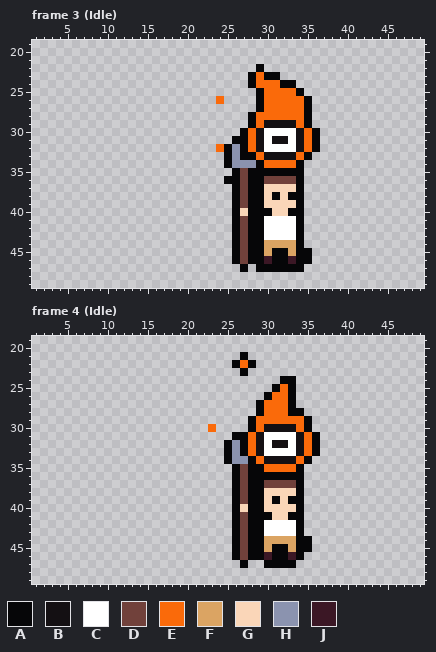
Pixel-art file, stored at Assets/Textures/characters.aseprite. This is how it looked before the edit.
64x64 pixels, 28 frames. Shown: frame 3 (Idle): x 1..49, y 19..49; frame 4 (Idle): x 1..49, y 19..49. The commit also changed other frames, which this record leaves out.
Visible layers, top first: "FireBall", "ChildWitch", "MudBall", "PitchforkMan", "Torchman", "VillageIdiot".
Palette (. is transparent): A #060608  B #141013  C #ffffff  D #71413b  E #fa6a0a  F #dba463  G #fad6b8  H #8b93af  J #3b1725
Pixels before, frame 3 (Idle), first column x 24:
22 .....A.......
23 ....AEAA.....
24 ....AEEEAA...
25 .....AEEEEA..
26 E....AEEEEEA.
27 .....AEEEEEA.
28 ....AEEEEEEA.
29 ....AEBBBBEA.
30 ...AEBCCCCBEA
31 ..AAEBCBBCBEA
32 EAHAEBCCCCBEA
33 .AHAAEBBBBEA.
34 .AHHHAEEEEA..
35 ..ADAAAAAAA..
36 .AADAADDDDA..
37 ..ADAAGGGGA..
38 ..ADAAGAGAA..
39 ..ADAAGGGGA..
40 ..AGAAAGGAA..
41 ..ADAACCCCA..
42 ..ADAACCCCA..
43 ..ADAACCCCA..
44 ..ADAAFFFFA..
45 ..ADAAFAAFAA.
46 ..ADAAJAAJAA.
47 ...A.AAAAAA..
Pixels before, frame 4 (Idle), first column x 23:
21 ....A.........
22 ...AEA........
23 ....A.........
24 .........AA...
25 ........AEA...
26 .......AEEA...
27 ......AEEEA...
28 ......AEEEAA..
29 .....AEEEEEEA.
30 E....AEBBBBEA.
31 ...AAEBCCCCBEA
32 ..AHAEBCBBCBEA
33 ..AHAEBCCCCBEA
34 ..AHHAEBBBBEA.
35 ...ADAAEEEEA..
36 ...ADAAAAAAA..
37 ...ADAADDDDA..
38 ...ADAAGGGGA..
39 ...ADAAGAGAA..
40 ...AGAAGGGGA..
41 ...ADAAAGGAA..
42 ...ADAACCCCA..
43 ...ADAACCCCA..
44 ...ADAAFFFFAA.
45 ...ADAAFAAFAA.
46 ...ADAAJAAJA..
47 ....A..AAAA...
Now the later version:
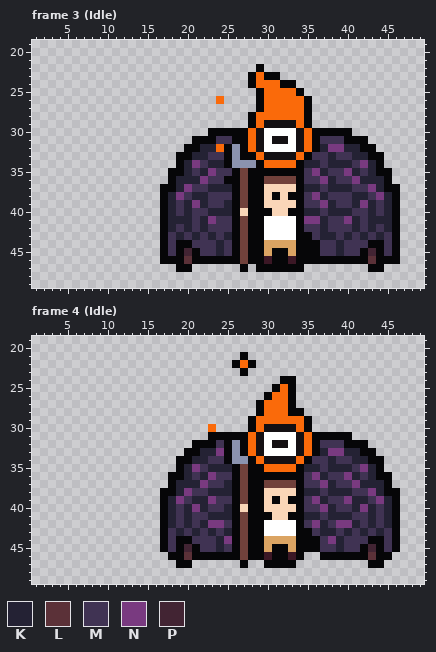
Colours new in this view: K #242234  L #5b3138  M #403353  N #793a80  P #422433
Difference:
layer "sHell" added
Changed rows in their new state; - is an unchanged pixel.
Frame 3 (Idle), layer "sHell":
first column x 17:
30 ------AAAA----------AAAA------
31 ----AAAMM-----------MMMAAA----
32 ---AAKK-------------KNNKKAA---
33 --AAKKMM-----------MMKMMKKAA--
34 --AKNMKK----------KKMKKKMNKA--
35 -AAKMKNMM---------MNKMMNKMKAA-
36 -AKKKNMM----------MMNKMMNKKKA-
37 AAKNMMKKK---------KKMKKKMMNKAA
38 AKNMKKMMM---------MNKMMMKKMNKA
39 AKMKNKMMK---------MMNKMMKNKMKA
40 AKMKMMKKK---------KKMKKKMMKMKA
41 AKKKMKNMM---------NNKMMNKMKKKA
42 AKMKMKMMM---------MMKMMMKMKMKA
43 AMKMKMKMK---------AMKKMKMKMKMA
44 AMAAMMMKM---------AAMMKMMMAAMA
45 AMAPAMMKM----------AMMKMMAPAMA
46 AAALAAAAA----------AAAAAAALAAA
47 --AA----------------------AA--
Frame 4 (Idle), layer "sHell":
first column x 17:
31 ------AAA-----------AAAA------
32 ----AAAM------------MMMAAA----
33 ---AAKKN------------KNNKKAA---
34 --AAKKMM-----------MMKMMKKAA--
35 --AKNMKKK---------KKMKKKMNKA--
36 -AAKMKNMM---------MNKMMNKMKAA-
37 -AKKKNMMK---------MMNKMMNKKKA-
38 AAKNMMKKK---------KKMKKKMMNKAA
39 AKNMKKNMM---------MNKMMNKKMNKA
40 AKMKNKMMK---------MMNKMMKNKMKA
41 AKMKMMKKK---------KKMKKKMMKMKA
42 AKMKMKNNM---------MNKMNNKMKMKA
43 AMKMKMKMK---------AMKKMKMKMKMA
44 AMAAMMMKN----------AMNKMMMAAMA
45 AMAPAMMKM----------AMMKMMAPAMA
46 -AALAAAAA-----------AAAAAALAA-
47 --AA----------------------AA--
